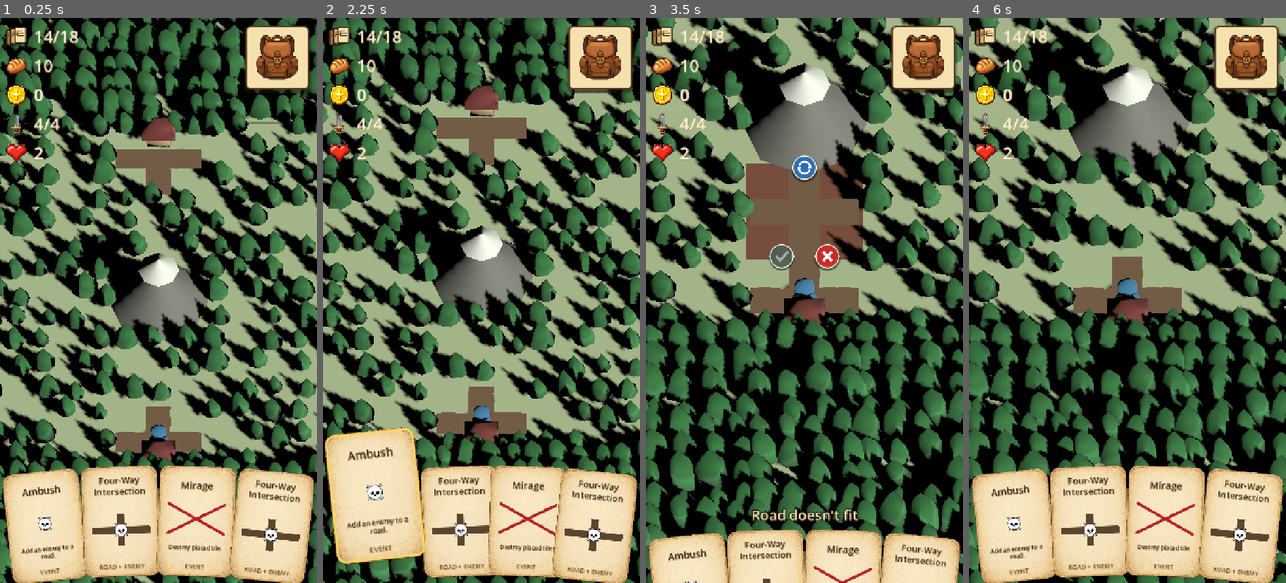
Above: before the commit, frames 1-4 (left to right).
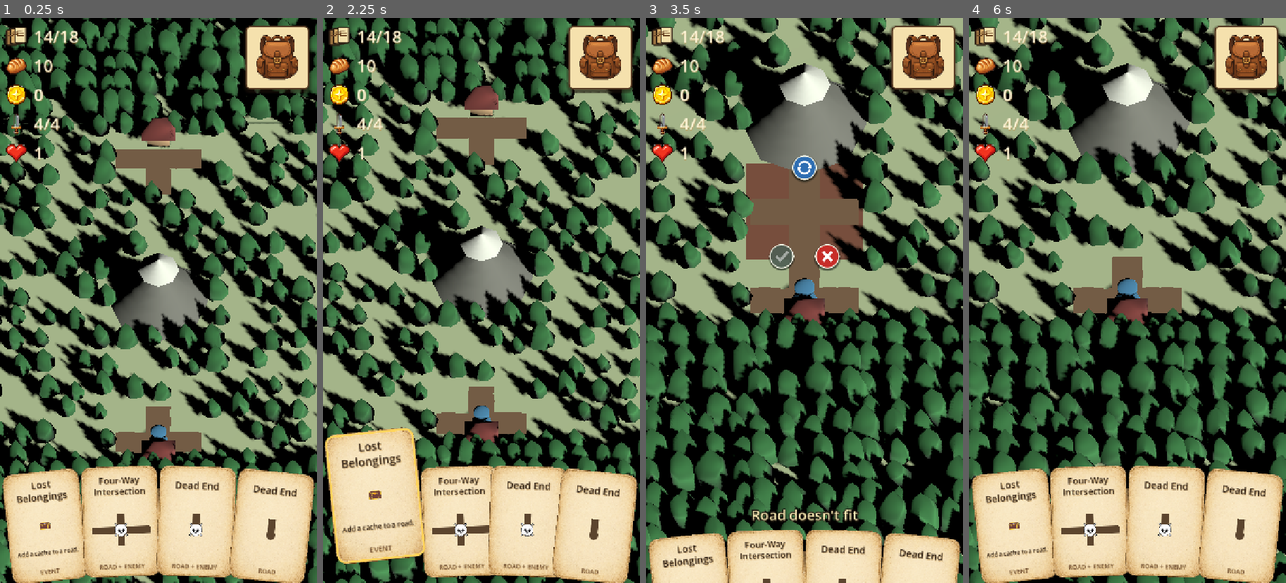
Above: after the commit, the same moments.

Repository: Reicher/The-Road-North
Game: Godot game, scene res://scenes/main.tscn
Same seed, same stepped clock (60 frames per second), same inputs: the game is played once before the commit and once after it.
Inputs (mouse positions are in pixels of both pictures, inside the frame that each line leads up to):
- Up to frame 1 (0.25 s): no input
- Up to frame 2 (2.25 s): click (367, 526) at 0.52 s; click (373, 498) at 1.27 s; click (367, 526) at 2.02 s
- Up to frame 3 (3.5 s): tap Enter (debug_complete_level) at 2.75 s; drag from (804, 509) to (836, 176) at 2.77 s
- Up to frame 4 (6 s): click (1127, 164) at 3.5 s; click (1127, 164) at 4.25 s; click (1127, 164) at 5 s; click (1149, 255) at 5.75 s

The runs differ from the first frame. In frame 1, 2.1% of the frame differs, in the area x 5-95%, y 22-99%; in frame 2, 2.4%; in frame 3, 1.0%; in frame 4, 2.1%.

Commit message:
stuff

Diff:
--- /dev/null
+++ b/data/road_bridge.tres
@@ -0,0 +1,11 @@
+[gd_resource type="Resource" script_class="TileDefinition" load_steps=2 format=3]
+
+[ext_resource type="Script" path="res://scripts/tile_definition.gd" id="1_bridge"]
+
+[resource]
+script = ExtResource("1_bridge")
+display_name = "Bridge"
+opens_north = true
+opens_south = true
+placeable_on_river = true
+visual_identity = "bridge"
--- a/project.godot
+++ b/project.godot
@@ -73,6 +73,11 @@
 "events": [Object(InputEventKey,"resource_local_to_scene":false,"resource_name":"","device":-1,"window_id":0,"alt_press …(192 unchanged characters)…
 ]
 }
+debug_add_gold={
+"deadzone": 0.2,
+"events": [Object(InputEventKey,"resource_local_to_scene":false,"resource_name":"","device":-1,"window_id":0,"alt_pressed":false,"shift_pressed":false,"ctrl_pressed":false,"meta_pressed":false,"pressed":false,"keycode":43,"physical_keycode":0,"key_label":0,"unicode":43,"location":0,"echo":false,"script":null)
+]
+}
 
 [rendering]
 
--- a/scripts/deck_builder.gd
+++ b/scripts/deck_builder.gd
@@ -223,6 +223,7 @@
 		{"title": "Ambush", "detail": "Add an enemy to a road.", "event_type": GameConstants.EVENT_AMBUSH},
 		{"title": "Wild Berries", "detail": "Add a berry bush to a road.", "event_type": GameConstants.EVENT_WILD_BERRIES},
 		{"title": "Lost Belongings", "detail": "Add a cache to a road.", "event_type": GameConstants.EVENT_LOST_BELONGINGS},
+		{"title": "Sleep", "detail": "Discard hand and redraw.", "event_type": GameConstants.EVENT_SLEEP},
 	]
 	_shuffle_cards(event_templates, rng)
 	var cards: Array[Dictionary] = []
@@ -349,3 +350,13 @@
 		var value := values[index]
 		values[index] = values[swap_index]
 		values[swap_index] = value
+
+
+func make_level_specific_cards(level: int, config: Dictionary) -> Array[Dictionary]:
+	var cards: Array[Dictionary] = []
+	if level >= 2:
+		cards.append(_make_event_card("It Was All a Dream", "Restart the level.", GameConstants.EVENT_RESTART_LEVEL))
+	var bridge_definition: Resource = config.get("bridge_definition")
+	if level == 2 and bridge_definition != null:
+		cards.append(_make_road_card(bridge_definition))
+	return cards
--- a/scripts/deck_controller.gd
+++ b/scripts/deck_controller.gd
@@ -21,6 +21,7 @@
 @export var t_junction_definition: Resource = preload("res://data/road_t_junction.tres")
 @export var four_way_definition: Resource = preload("res://data/road_four_way.tres")
 @export var dead_end_definition: Resource = preload("res://data/road_dead_end.tres")
+@export var bridge_definition: Resource = preload("res://data/road_bridge.tres")
 
 var deck: Array[Dictionary] = []
 var starting_deck: Array[Dictionary] = []
@@ -68,7 +69,9 @@
 
 
 func generate_deck() -> void:
-	deck_components = _deck_builder.make_deck_components(_get_deck_size(), _rng, _deck_config())
+	var config := _deck_config()
+	deck_components = _deck_builder.make_deck_components(_get_deck_size(), _rng, config)
+	_inject_level_specific_cards(config)
 	_apply_player_deck_modifiers()
 	deck = _deck_builder.combine_deck_components(deck_components)
 	starting_deck = deck.duplicate(true)
@@ -218,6 +221,11 @@
 			_apply_lucky_find()
 			_hand.set_inactive(false)
 			return true
+	elif card.event_type == GameConstants.EVENT_SLEEP:
+		if consume_card(card):
+			_discard_and_refill_hand()
+			_hand.set_inactive(false)
+			return true
 	elif card.event_type == GameConstants.EVENT_RESTART_LEVEL:
 		if consume_card(card):
 			_hand.set_inactive(false)
@@ -233,6 +241,29 @@
 		_player.add_food(3)
 	else:
 		_player.add_gold(4)
+
+
+func _discard_and_refill_hand() -> void:
+	if _hand == null:
+		return
+	_hand.set_cards([])
+	for _index in hand_size:
+		var card: Dictionary = draw_card()
+		if card.is_empty():
+			break
+		_hand.add_card(card)
+	_check_exhaustion()
+
+
+func _inject_level_specific_cards(config: Dictionary) -> void:
+	var level_cards: Array[Dictionary] = _deck_builder.make_level_specific_cards(level, config)
+	if level_cards.is_empty():
+		return
+	var level_component: Array = deck_components.get(DeckBuilder.DECK_SOURCE_LEVEL, [])
+	for card in level_cards:
+		card["deck_source"] = DeckBuilder.DECK_SOURCE_LEVEL
+		level_component.append(card)
+	deck_components[DeckBuilder.DECK_SOURCE_LEVEL] = level_component
 
 
 func _get_deck_size() -> int:
@@ -276,6 +307,7 @@
 			"four_way": four_way_definition,
 			"dead_end": dead_end_definition,
 		},
+		"bridge_definition": bridge_definition,
 	}
 
 
--- a/scripts/game_balance.gd
+++ b/scripts/game_balance.gd
@@ -2,7 +2,7 @@
 extends RefCounted
 
 const STARTING_HEALTH := 4
-const BASE_POWER := 1
+const BASE_POWER := 0
 const STARTING_FOOD := 10
 const INTRO_BASE_DECK_SIZE := 18
 const INTRO_BASE_MAP_SIZE := 5
--- a/scripts/game_constants.gd
+++ b/scripts/game_constants.gd
@@ -27,6 +27,7 @@
 const EVENT_WILD_BERRIES := "wild_berries"
 const EVENT_LOST_BELONGINGS := "lost_belongings"
 const EVENT_RESTART_LEVEL := "restart_level"
+const EVENT_SLEEP := "sleep"
 
 const TARGETED_EVENT_TYPES: Array[String] = [
 	EVENT_DESTROY_TILE,
--- a/scripts/game_over_ui.gd
+++ b/scripts/game_over_ui.gd
@@ -56,7 +56,7 @@
 			title = "You lose — Death"
 		_:
 			title = "You lose"
-	_show_end_screen(title, "Restart level", "restart_level")
+	_show_end_screen(title, "Restart game", "restart_game")
 
 
 func _on_run_won() -> void:
--- a/scripts/main.gd
+++ b/scripts/main.gd
@@ -5,7 +5,6 @@
 	preload("res://levels/level_002.tscn"),
 ]
 const SHOP_SCENE := preload("res://ui/shop.tscn")
-const SaveManager = preload("res://scripts/save_manager.gd")
 const LEVEL_NAMES := ["Level 1", "3 bridges"]
 # Map sizes per level — avoids instantiating next scene just to query playable_width/height
 const LEVEL_MAP_SIZES := [5, 7]
@@ -34,7 +33,6 @@
 	assert(LEVEL_NAMES.size() == LEVEL_SCENES.size(), "LEVEL_NAMES and LEVEL_SCENES must have the same size")
 	assert(LEVEL_MAP_SIZES.size() == LEVEL_SCENES.size(), "LEVEL_MAP_SIZES and LEVEL_SCENES must have the same size")
 	_ensure_debug_overlay()
-	_try_load_save()
 	_load_level(_current_level_index)
 
 
@@ -60,6 +58,9 @@
 		get_viewport().set_input_as_handled()
 	elif event.is_action_pressed("debug_complete_level"):
 		_complete_current_level()
+		get_viewport().set_input_as_handled()
+	elif event.is_action_pressed("debug_add_gold"):
+		_debug_add_gold()
 		get_viewport().set_input_as_handled()
 	else:
 		for action in DEBUG_HAND_ACTIONS:
@@ -127,6 +128,14 @@
 	player.check_run_won()
 
 
+func _debug_add_gold() -> void:
+	if _current_level == null:
+		return
+	var player := _current_level.get_node_or_null("Player") as GamePlayer
+	if player != null:
+		player.add_gold(5)
+
+
 func _show_debug_hand(kind: String) -> void:
 	if _current_level == null:
 		return
@@ -150,7 +159,6 @@
 func _on_restart_game_requested() -> void:
 	_close_shop()
 	_level_start_progression.clear()
-	SaveManager.delete_save()
 	_load_level(0)
 
 
@@ -249,7 +257,6 @@
 func _on_shop_play_next_requested(progression: Dictionary) -> void:
 	_level_start_progression = progression.duplicate(true)
 	_close_shop()
-	_save_progress()
 	_load_level(_current_level_index + 1)
 
 
@@ -261,17 +268,3 @@
 	if _shop_layer != null:
 		_shop_layer.queue_free()
 		_shop_layer = null
-
-
-func _try_load_save() -> void:
-	var save_data := SaveManager.load_progression()
-	if save_data.is_empty():
-		return
-	_current_level_index = clampi(int(save_data.get("level_index", 0)), 0, LEVEL_SCENES.size() - 1)
-	var progression: Variant = save_data.get("progression", {})
-	if progression is Dictionary and not progression.is_empty():
-		_level_start_progression = progression.duplicate(true)
-
-
-func _save_progress() -> void:
-	SaveManager.save_progression(_level_start_progression, _current_level_index)
--- a/scripts/map.gd
+++ b/scripts/map.gd
@@ -184,13 +184,14 @@
 	return Vector2i(playable_width / 2, 0)
 
 
-func can_place_tile(grid_position: Vector2i, connections: Dictionary = {}) -> bool:
+func can_place_tile(grid_position: Vector2i, connections: Dictionary = {}, allow_river: bool = false) -> bool:
 	if not is_inside_playable_area(grid_position):
 		return false
 	if tiles.has(grid_position):
 		return false
 	if not can_build_on_fixed_feature(grid_position):
-		return false
+		if not allow_river or str(get_fixed_feature(grid_position).get("type", "")) != FEATURE_RIVER:
+			return false
 
 	for direction_name in DIRECTIONS:
 		var direction: Vector2i = DIRECTIONS.get(direction_name, Vector2i.ZERO) as Vector2i
--- a/scripts/placement_controller.gd
+++ b/scripts/placement_controller.gd
@@ -524,7 +524,8 @@
 
 
 func _get_road_placement_hint(grid_position: Vector2i, connections: Dictionary) -> String:
-	return _validator.get_road_placement_hint(grid_position, connections)
+	var allow_river: bool = active_definition != null and active_definition.get("placeable_on_river") == true
+	return _validator.get_road_placement_hint(grid_position, connections, allow_river)
 
 
 func _get_tile_target_hint(grid_position: Vector2i) -> String:
--- a/scripts/placement_validator.gd
+++ b/scripts/placement_validator.gd
@@ -26,7 +26,7 @@
 	_target_range_func = target_range_func
 
 
-func get_road_placement_hint(grid_position: Vector2i, connections: Dictionary) -> String:
+func get_road_placement_hint(grid_position: Vector2i, connections: Dictionary, placeable_on_river: bool = false) -> String:
 	if _is_too_far_away(grid_position):
 		return HINT_TOO_FAR
 	if grid_position == _player.grid_position:
@@ -34,12 +34,13 @@
 	if _map.get_tile(grid_position) != null:
 		return HINT_OCCUPIED
 	if not _map.can_build_on_fixed_feature(grid_position):
-		return HINT_TERRAIN_BLOCKS
+		if not placeable_on_river or not _is_river_feature(grid_position):
+			return HINT_TERRAIN_BLOCKS
 	if _road_leads_off_map(grid_position, connections):
 		return HINT_ROAD_OFF_MAP
 	if _road_mismatches_player_tile(grid_position, connections):
 		return HINT_CONNECT_TO_PLAYER
-	if not _map.can_place_tile(grid_position, connections):
+	if not _map.can_place_tile(grid_position, connections, placeable_on_river):
 		return HINT_ROAD_DOESNT_FIT
 	return ""
 
@@ -126,6 +127,11 @@
 	return opens_to_player != player_opens_back
 
 
+func _is_river_feature(grid_position: Vector2i) -> bool:
+	var feature := _map.get_fixed_feature(grid_position)
+	return str(feature.get("type", "")) == GameConstants.FEATURE_RIVER
+
+
 static func _direction_name_for_delta(delta: Vector2i) -> String:
 	for direction_name in GameConstants.DIRECTIONS:
 		if GameConstants.DIRECTIONS[direction_name] == delta:
--- a/scripts/save_manager.gd
+++ /dev/null
@@ -1,65 +0,0 @@
-## Simple save/load system for mobile-first persistence.
-## Saves progression state to user:// so progress survives app kills.
-class_name SaveManager
-extends RefCounted
-
-const SAVE_PATH := "user://save_data.json"
-const SAVE_VERSION := 1
-
-
-static func save_progression(progression: Dictionary, current_level_index: int) -> bool:
-	var save_data := {
-		"version": SAVE_VERSION,
-		"level_index": current_level_index,
-		"progression": progression.duplicate(true),
-		"timestamp": Time.get_unix_time_from_system(),
-	}
-
-	var json_string := JSON.stringify(save_data, "\t")
-	var file := FileAccess.open(SAVE_PATH, FileAccess.WRITE)
-	if file == null:
-		push_warning("SaveManager: Could not open save file for writing: %s" % SAVE_PATH)
-		return false
-
-	file.store_string(json_string)
-	file.close()
-	return true
-
-
-static func load_progression() -> Dictionary:
-	if not FileAccess.file_exists(SAVE_PATH):
-		return {}
-
-	var file := FileAccess.open(SAVE_PATH, FileAccess.READ)
-	if file == null:
-		push_warning("SaveManager: Could not open save file for reading: %s" % SAVE_PATH)
-		return {}
-
-	var json_string := file.get_as_text()
-	file.close()
-
-	var json := JSON.new()
-	var parse_result := json.parse(json_string)
-	if parse_result != OK:
-		push_warning("SaveManager: Failed to parse save file: %s" % json.get_error_message())
-		return {}
-
-	var save_data: Variant = json.data
-	if not (save_data is Dictionary):
-		push_warning("SaveManager: Save data is not a Dictionary.")
-		return {}
-
-	if int(save_data.get("version", 0)) != SAVE_VERSION:
-		push_warning("SaveManager: Save version mismatch, ignoring save.")
-		return {}
-
-	return save_data
-
-
-static func has_save() -> bool:
-	return FileAccess.file_exists(SAVE_PATH)
-
-
-static func delete_save() -> void:
-	if FileAccess.file_exists(SAVE_PATH):
-		DirAccess.remove_absolute(SAVE_PATH)
--- a/scripts/tile_definition.gd
+++ b/scripts/tile_definition.gd
@@ -12,6 +12,7 @@
 @export var terrain_color := Color(0.55, 0.63, 0.45)
 @export var visual_identity := "road"
 @export var road_visible := true
+@export var placeable_on_river := false
 
 
 func get_base_openings() -> Dictionary:
Not shown, removed: scripts/save_manager.gd.uid
Not shown, changed: docs/design.md
Not shown, changed: docs/implementation_design.md
